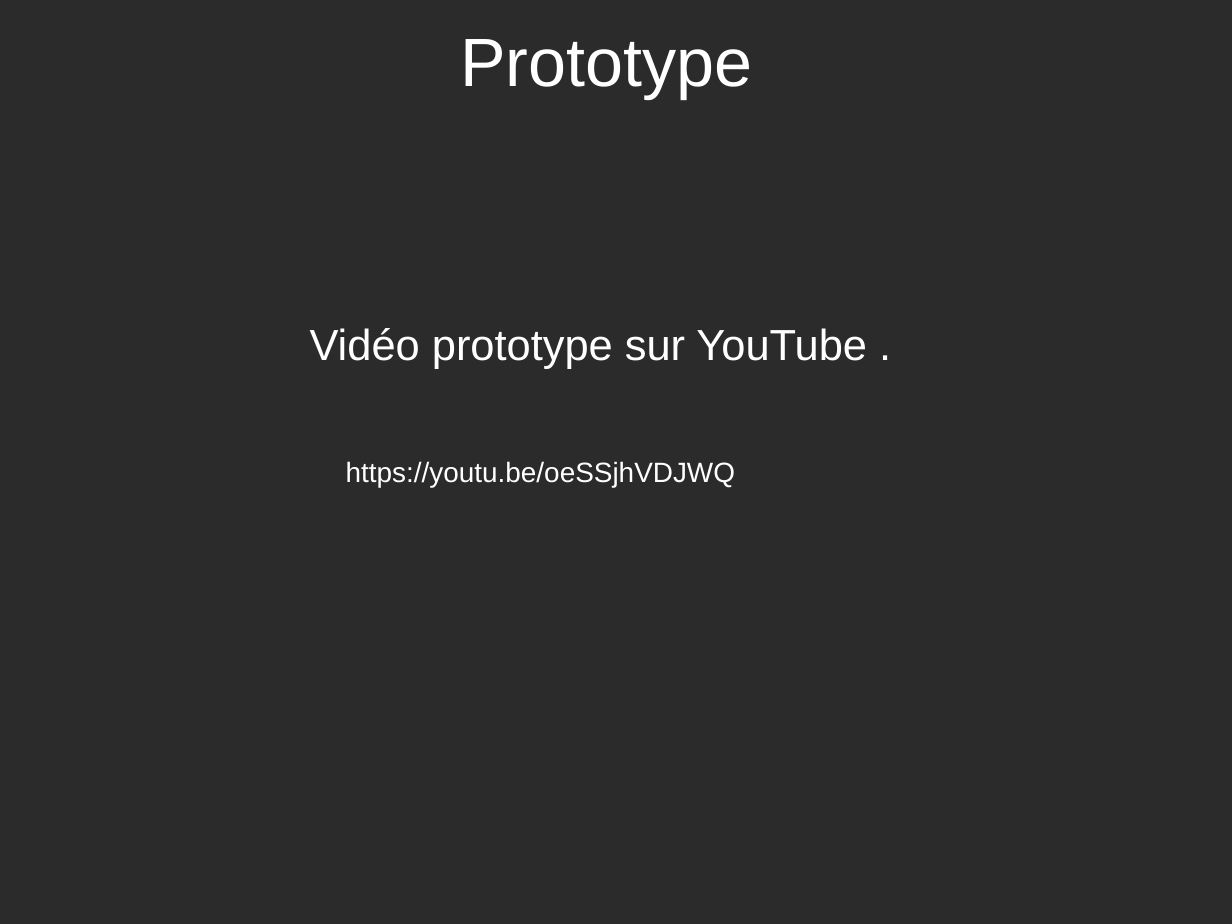
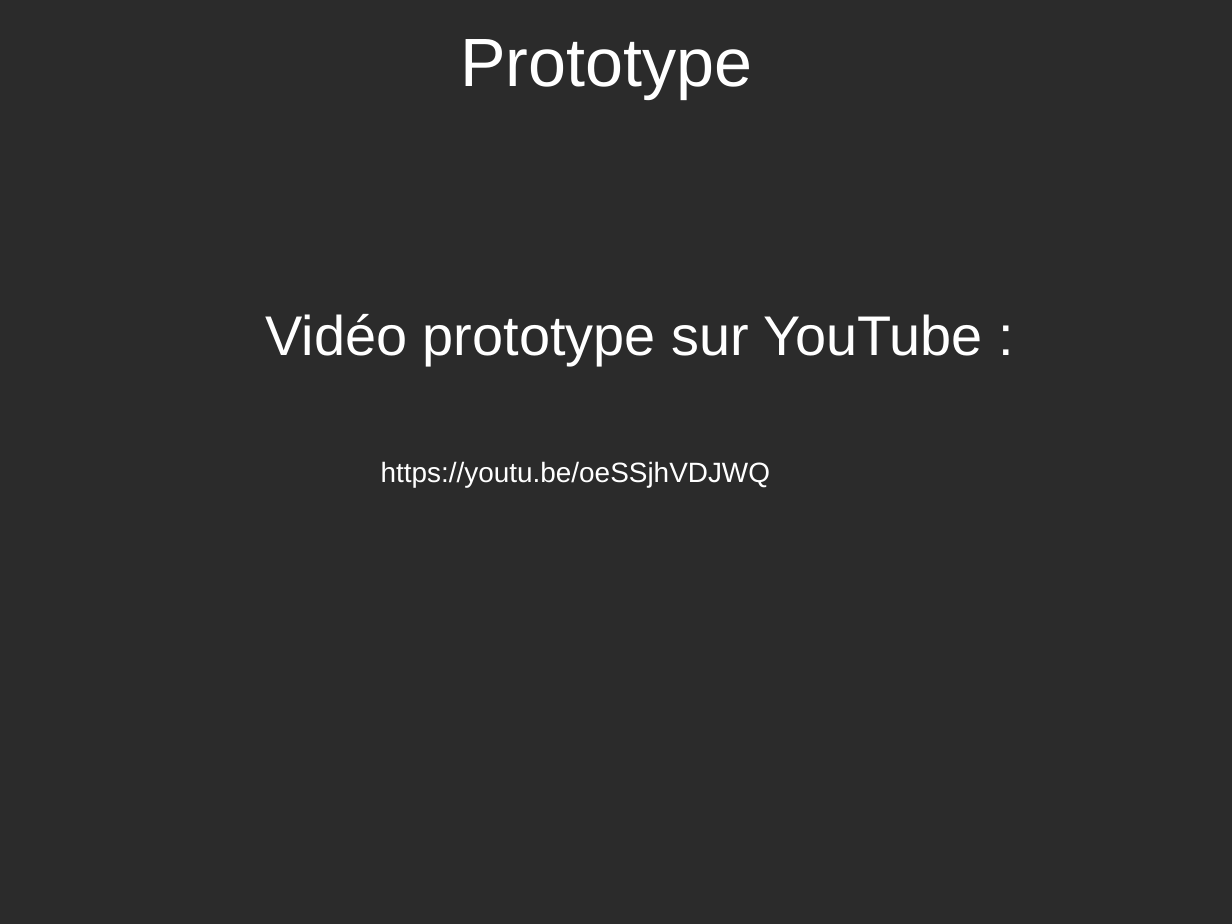
Before and after one commit to khalilDerras/Projet_IHM, a slide deck: slide 11 of presentation.odp. Drawn at 1232x924 pixels with LibreOffice and Linux fonts; fonts in the diff are those of the drawing; background and template pictures are left out; a plain dark background stands for a picture behind light text. Boxes give left, top, right and bottom in pixels: in the first picture for what was removed or moved away, otherwise in the second. Text is boxed around its words. In the diff, an @@ line names an element or a change of style, - is before the commit and + after.

```diff
--- a/presentation.odp
+++ b/presentation.odp
@@ text at (x1=266, y1=314, x2=983, y2=365): text changed; size 28 to 36 pt @@
-Vidéo prototype sur YouTube .
+Vidéo prototype sur YouTube :
@@ text "https://youtu.be/oeSSjhVDJWQ" moved from (x1=346, y1=461, x2=735, y2=487) to (x1=381, y1=461, x2=770, y2=487) @@
```
Also in this commit, not shown: 3 other slides changed, 2 slides added.
